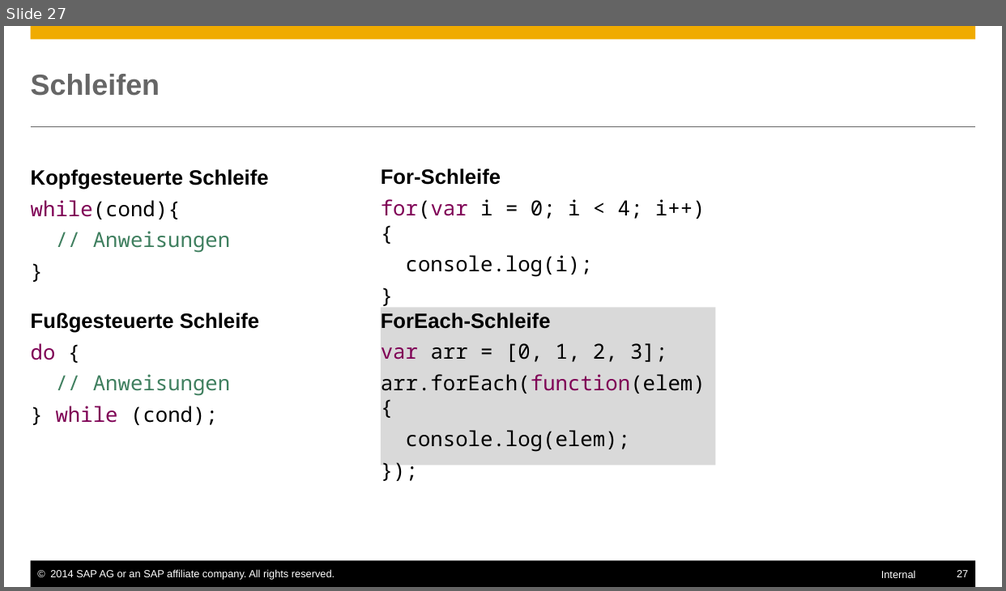
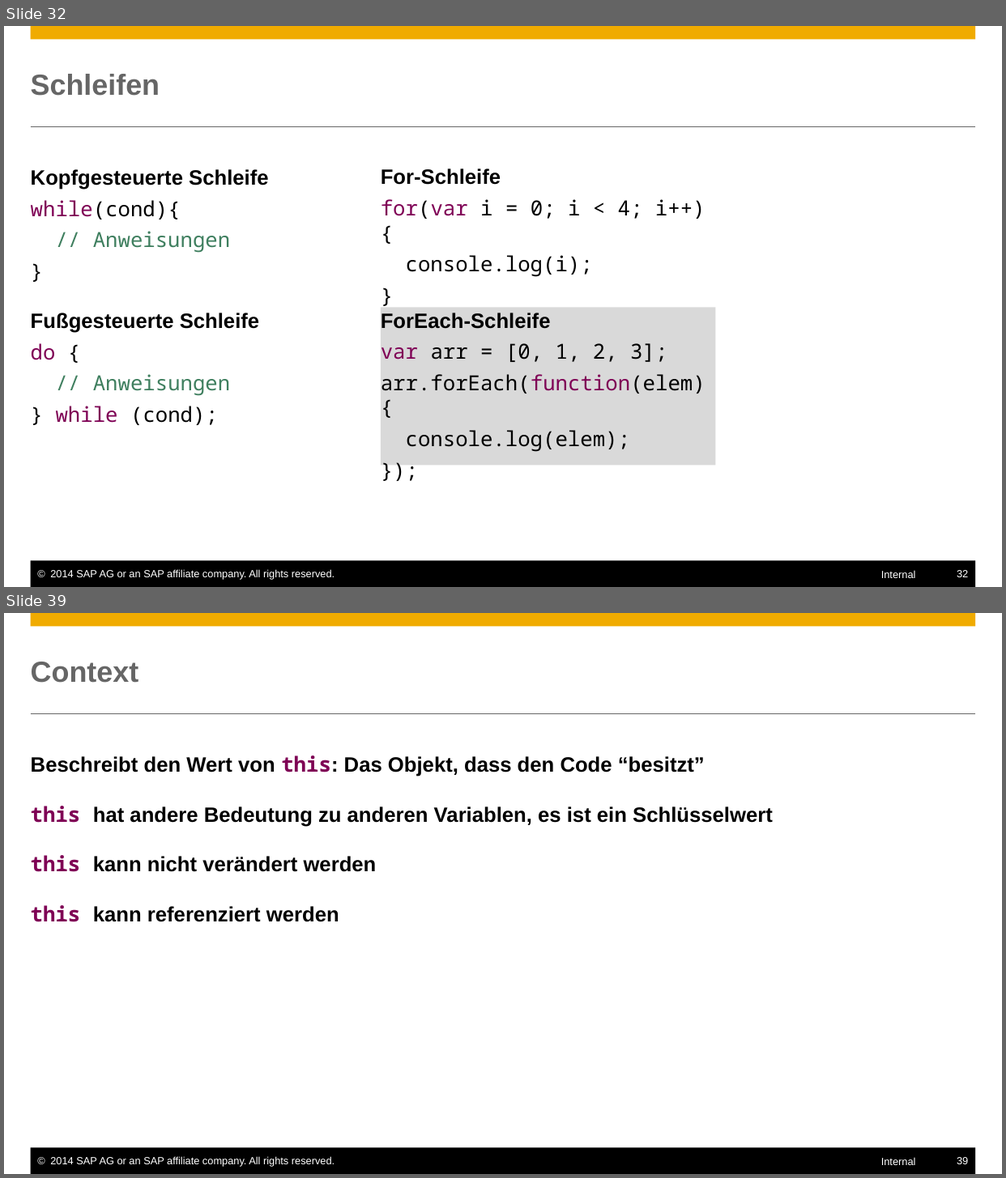
Before and after one commit to ofrendo/JSCrossCourse, a slide deck: JSCrosscourse.pptx. Shown one above the other, each under a label of ours: slide 27 before the commit, slides 32 and 39 after it; the slides between them are not shown. The pictures are 1006x591 and 1006x1178 pixels, drawn with LibreOffice and Linux fonts; fonts in the diff are those of the drawing. Boxes give left, top, right and bottom in pixels: in the first picture for what was removed or moved away, otherwise in the second. Text is boxed around its words. In the diff, an @@ line names an element or a change of style, - is before the commit and + after.

```diff
--- a/JSCrosscourse.pptx
+++ b/JSCrosscourse.pptx
@@ slide 39 added at (4,613,1002,1174), background #FFFFFF; not listed: 6 template elements that a slide beside it also shows @@
@@ title added at (31,662,139,683), 28 pt, text #666666, bold @@
+Context
@@ text added at (31,756,773,922), 20 pt, text #000000, bold @@
+Beschreibt den Wert von this: Das Objekt, dass den Code “besitzt”
+this hat andere Bedeutung zu anderen Variablen, es ist ein Schlüsselwert
+this kann nicht verändert werden
+this kann referenziert werden
@@ what was slide 27 is now slide 32 @@
@@ page number at (957,570,968,578): text changed @@
-27
+32
```
Also in this commit, not shown: 1 slide changed, 23 other slides added, 1 other file.
